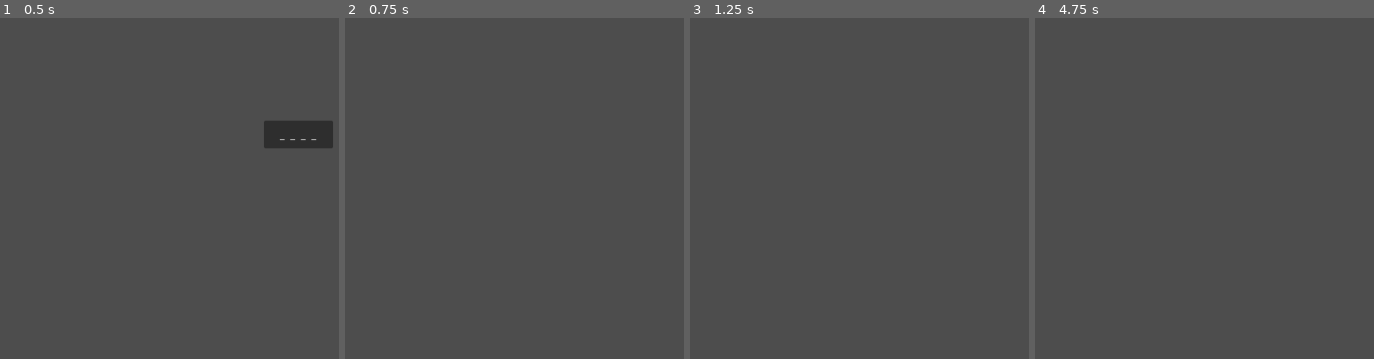
Above: before the commit, frames 1-4 (left to right).
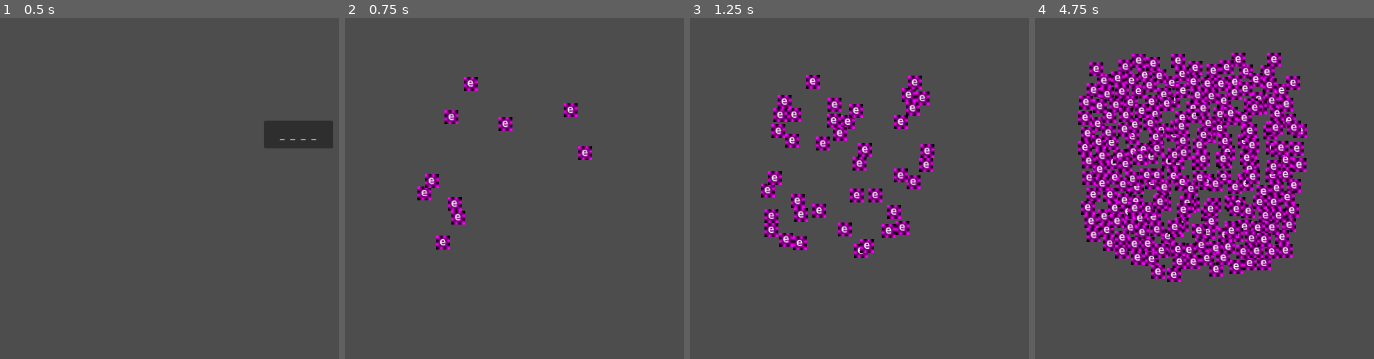
Above: after the commit, the same moments.

Repository: MagnusLucas/SpaceJam2025
Game: Godot game, scene res://UI/main_menu.tscn
The game is run twice, just before and just after one commit, with the same random seed, the same clock (stepped at 60 frames per second) and the same inputs.
Inputs:
- Up to frame 1 (0.5 s): no input
- Up to frame 2 (0.75 s): click "_ _ _ _" at 0.5 s
- Up to frame 3 (1.25 s): no input
- Up to frame 4 (4.75 s): no input

Frame 1 is identical in both runs. In frame 2, 1.7% of the frame differs, in the area x 21-73%, y 17-69%; in frame 3, 6.8%; in frame 4, 32%, in the area x 12-81%, y 9-78%.

Commit message:
Enemy first commit
it walks to the point

Diff:
--- a/Game/Enemy/Enemy.gd
+++ b/Game/Enemy/Enemy.gd
@@ -1,11 +1,29 @@
-extends Area2D
+extends CharacterBody2D
 class_name Enemy
 
 const enemy_scene = preload("res://Game/Enemy/enemy.tscn")
+var letter : String
+var loc1 : Vector2i
+var loc2 : Vector2i
+var start_pos : Vector2i
+var destination : Vector2
+var speed : int = 10
+#direction to destination, basically the angle to the base
+var dir_to_des : Vector2
+func _ready() -> void:
+	$Label.text = letter
+	position = start_pos
+	destination = $Marker2D.position
 
-var letter : String
 
-static func new_enemy(letter : String) -> Enemy:
+static func new_enemy(letter : String, loc1 : Vector2i, loc2 : Vector2i) -> Enemy:
 	var enemy = enemy_scene.instantiate()
 	enemy.letter = letter
+	enemy.start_pos = Vector2i( randi_range(loc1[0],loc2[0]), randi_range(loc1[1],loc2[1]))
 	return enemy
+
+
+func _physics_process(delta) -> void:
+	dir_to_des = Vector2((destination - position).normalized())
+	velocity = dir_to_des * speed
+	move_and_slide()
--- a/Game/Enemy/enemy.tscn
+++ b/Game/Enemy/enemy.tscn
@@ -1,11 +1,30 @@
-[gd_scene load_steps=3 format=3 uid="uid://xjxxswlvq08i"]
+[gd_scene load_steps=4 format=3 uid="uid://xjxxswlvq08i"]
 
 [ext_resource type="Script" uid="uid://cwi445yl2lodh" path="res://Game/Enemy/Enemy.gd" id="1_gra0s"]
 
 [sub_resource type="CircleShape2D" id="CircleShape2D_045ik"]
 
-[node name="Enemy" type="Area2D"]
+[sub_resource type="PlaceholderTexture2D" id="PlaceholderTexture2D_gra0s"]
+
+[node name="Enemy" type="CharacterBody2D"]
 script = ExtResource("1_gra0s")
 
 [node name="CollisionShape2D" type="CollisionShape2D" parent="."]
 shape = SubResource("CircleShape2D_045ik")
+
+[node name="TextureRect" type="TextureRect" parent="."]
+offset_left = -10.0
+offset_top = -10.0
+offset_right = 10.0
+offset_bottom = 10.0
+texture = SubResource("PlaceholderTexture2D_gra0s")
+
+[node name="Label" type="Label" parent="."]
+offset_left = -5.0
+offset_top = -14.0
+offset_right = 58.0
+offset_bottom = 9.0
+text = "a"
+
+[node name="Marker2D" type="Marker2D" parent="."]
+top_level = true
--- a/Game/game.tscn
+++ b/Game/game.tscn
@@ -1,7 +1,23 @@
-[gd_scene load_steps=2 format=3 uid="uid://3jn04s0a6b4a"]
+[gd_scene load_steps=3 format=3 uid="uid://3jn04s0a6b4a"]
 
 [ext_resource type="PackedScene" uid="uid://dyxkxqw5yb028" path="res://Game/Map/map.tscn" id="1_bk3v5"]
 
+[sub_resource type="GDScript" id="GDScript_bk3v5"]
+script/source = "extends Node2D
+
+
+# Called when the node enters the scene tree for the first time.
+func _ready() -> void:
+	pass # Replace with function body.
+
+
+# Called every frame. 'delta' is the elapsed time since the previous frame.
+func _process(delta: float) -> void:
+
+	add_child(Enemy.new_enemy('e', Vector2i(250,250),Vector2i(500,500)))
+"
+
 [node name="Game" type="Node2D"]
+script = SubResource("GDScript_bk3v5")
 
 [node name="TileMapLayer" parent="." instance=ExtResource("1_bk3v5")]
